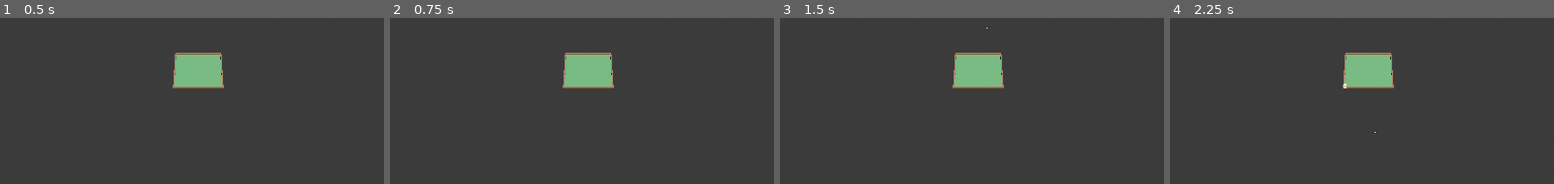
Above: before the commit, frames 1-4 (left to right).
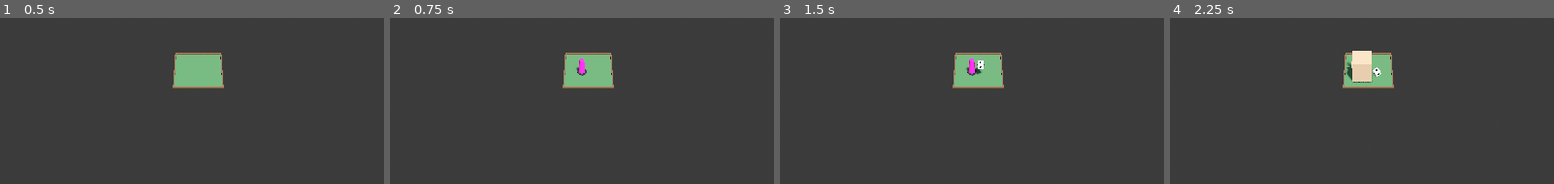
Above: after the commit, the same moments.

Repository: DutchMaxwell/Niemandsland
Game: Godot game, scene res://scenes/main.tscn
Two runs of this game, one before a commit and one after it. Both use one fixed random seed, a clock stepped at 60 frames per second and the inputs below.
Inputs:
- Up to frame 1 (0.5 s): no input
- Up to frame 2 (0.75 s): click "Add Miniature" at 0.5 s
- Up to frame 3 (1.5 s): click "Add D6 Dice" at 1.25 s
- Up to frame 4 (2.25 s): click "Add Terrain" at 2 s
The pictures show only the part of the screen within x 25-75%, y 50-99%; the shares and areas given below are measured in that part.

Frame 1 is identical in both runs. In frame 2, 0.2% of the frame differs, in the area x 45-52%, y 24-37%; in frame 3, 0.3%; in frame 4, 1.2%, in the area x 45-56%, y 19-70%.

Commit message:
Fix object spawning and collision issues
Problems fixed:
- Objects now spawn ON the table (correct coordinate conversion)
- Dice collision layer set correctly (won't fall through)
- All objects scaled up 10x for better visibility

Changes:
- main.gd: Fixed spawn position calculation (feet to meters)
- main.gd: Reduced dice drop height to 0.5m
- object_manager.gd: Scaled up miniatures (0.4 height, 0.12 radius)
- object_manager.gd: Scaled up dice (0.15 size)
- object_manager.gd: Scaled up terrain pieces
- object_manager.gd: Set collision_layer and collision_mask on all objects
- table.gd: Added collision_layer/mask and table group

Now objects should:
- Spawn visibly on the table surface
- Dice should land and stay on the table
- All objects are large enough to see and interact with

Diff:
--- a/scripts/main.gd
+++ b/scripts/main.gd
@@ -36,7 +36,7 @@
 
 func _on_spawn_dice() -> void:
 	var spawn_pos = _get_random_table_position()
-	spawn_pos.y = 2.0  # Drop from height
+	spawn_pos.y = 0.5  # Drop from reasonable height above table
 	object_manager.spawn_dice(spawn_pos)
 
 
@@ -65,7 +65,9 @@
 
 
 func _get_random_table_position() -> Vector3:
-	var table_size = table.table_size
-	var x = randf_range(-table_size.x / 2 + 0.3, table_size.x / 2 - 0.3)
-	var z = randf_range(-table_size.y / 2 + 0.3, table_size.y / 2 - 0.3)
-	return Vector3(x, 0.1, z)
+	# Table size is in feet, convert to meters for positioning
+	var size_meters = table.table_size * 0.3048  # FEET_TO_METERS
+	var margin = 0.15  # Stay away from edges
+	var x = randf_range(-size_meters.x / 2 + margin, size_meters.x / 2 - margin)
+	var z = randf_range(-size_meters.y / 2 + margin, size_meters.y / 2 - margin)
+	return Vector3(x, 0.05, z)  # Slightly above table surface
--- a/scripts/object_manager.gd
+++ b/scripts/object_manager.gd
@@ -16,8 +16,9 @@
 var _object_counter: int = 0
 
 # Preload resources (will be scenes in full version)
-const MINIATURE_HEIGHT: float = 0.05
-const MINIATURE_RADIUS: float = 0.015  # 25mm base = ~0.0125m radius, slightly larger for visibility
+# Using larger scale for visibility (1 unit ≈ 10cm for good visuals)
+const MINIATURE_HEIGHT: float = 0.4  # ~4cm visual height
+const MINIATURE_RADIUS: float = 0.12  # ~25mm base scaled up for visibility
 
 
 func _ready() -> void:
@@ -153,11 +154,11 @@
 	var base_mesh = CylinderMesh.new()
 	base_mesh.top_radius = MINIATURE_RADIUS
 	base_mesh.bottom_radius = MINIATURE_RADIUS
-	base_mesh.height = 0.005
+	base_mesh.height = 0.03  # Thicker base
 
 	var base_instance = MeshInstance3D.new()
 	base_instance.mesh = base_mesh
-	base_instance.position.y = 0.0025
+	base_instance.position.y = 0.015
 
 	var base_material = StandardMaterial3D.new()
 	base_material.albedo_color = Color(0.1, 0.1, 0.1)
@@ -166,13 +167,13 @@
 
 	# Create simple model (cylinder as placeholder)
 	var model_mesh = CylinderMesh.new()
-	model_mesh.top_radius = MINIATURE_RADIUS * 0.6
-	model_mesh.bottom_radius = MINIATURE_RADIUS * 0.8
+	model_mesh.top_radius = MINIATURE_RADIUS * 0.5
+	model_mesh.bottom_radius = MINIATURE_RADIUS * 0.7
 	model_mesh.height = MINIATURE_HEIGHT
 
 	var model_instance = MeshInstance3D.new()
 	model_instance.mesh = model_mesh
-	model_instance.position.y = MINIATURE_HEIGHT / 2 + 0.005
+	model_instance.position.y = MINIATURE_HEIGHT / 2 + 0.03  # Above base
 
 	var model_material = StandardMaterial3D.new()
 	model_material.albedo_color = Color(randf(), randf(), randf())  # Random color
@@ -187,10 +188,14 @@
 	var collision = CollisionShape3D.new()
 	var shape = CylinderShape3D.new()
 	shape.radius = MINIATURE_RADIUS
-	shape.height = MINIATURE_HEIGHT + 0.005
+	shape.height = MINIATURE_HEIGHT + 0.03  # Include base
 	collision.shape = shape
-	collision.position.y = (MINIATURE_HEIGHT + 0.005) / 2
+	collision.position.y = (MINIATURE_HEIGHT + 0.03) / 2
 	mini.add_child(collision)
+
+	# Set collision layers
+	mini.collision_layer = 1
+	mini.collision_mask = 1
 
 	# Add selection methods
 	mini.set_script(preload("res://scripts/selectable_object.gd"))
@@ -209,11 +214,13 @@
 	dice.name = "Dice_%d" % _object_counter
 	dice.add_to_group("selectable")
 	dice.add_to_group("dice")
-	dice.mass = 0.05
+	dice.mass = 0.5  # Heavier for better physics
+	dice.collision_layer = 1
+	dice.collision_mask = 1
 	dice.physics_material_override = _create_dice_physics_material()
 
 	# Create dice mesh (cube)
-	var dice_size = 0.016  # ~16mm dice
+	var dice_size = 0.15  # Scaled up for visibility
 	var dice_mesh = BoxMesh.new()
 	dice_mesh.size = Vector3(dice_size, dice_size, dice_size)
 
@@ -308,16 +315,16 @@
 	match terrain_type:
 		"rock":
 			mesh = _create_rock_mesh()
-			height = randf_range(0.03, 0.08)
+			height = 0.25
 		"building":
 			mesh = _create_building_mesh()
-			height = randf_range(0.05, 0.15)
+			height = 0.6
 		"tree":
 			mesh = _create_tree_mesh()
-			height = randf_range(0.08, 0.15)
+			height = 0.6
 		_:
 			mesh = BoxMesh.new()
-			height = 0.05
+			height = 0.3
 
 	var mesh_instance = MeshInstance3D.new()
 	mesh_instance.mesh = mesh
@@ -338,10 +345,18 @@
 	terrain.set_meta("model_material", material)
 	terrain.set_meta("original_color", material.albedo_color)
 
-	# Add collision
+	# Add collision based on terrain type
 	var collision = CollisionShape3D.new()
 	var shape = BoxShape3D.new()
-	shape.size = Vector3(0.05, height, 0.05)
+	match terrain_type:
+		"rock":
+			shape.size = Vector3(0.4, height, 0.35)
+		"building":
+			shape.size = Vector3(0.5, height, 0.5)
+		"tree":
+			shape.size = Vector3(0.3, height, 0.3)
+		_:
+			shape.size = Vector3(0.3, height, 0.3)
 	collision.shape = shape
 	collision.position.y = height / 2
 	terrain.add_child(collision)
@@ -356,21 +371,21 @@
 
 func _create_rock_mesh() -> Mesh:
 	var mesh = BoxMesh.new()
-	mesh.size = Vector3(0.06, 0.04, 0.05)
+	mesh.size = Vector3(0.4, 0.25, 0.35)  # Scaled up
 	return mesh
 
 
 func _create_building_mesh() -> Mesh:
 	var mesh = BoxMesh.new()
-	mesh.size = Vector3(0.08, 0.1, 0.08)
+	mesh.size = Vector3(0.5, 0.6, 0.5)  # Scaled up
 	return mesh
 
 
 func _create_tree_mesh() -> Mesh:
 	var mesh = CylinderMesh.new()
-	mesh.top_radius = 0.03
-	mesh.bottom_radius = 0.01
-	mesh.height = 0.1
+	mesh.top_radius = 0.2
+	mesh.bottom_radius = 0.08
+	mesh.height = 0.6  # Scaled up
 	return mesh
 
 
--- a/scripts/table.gd
+++ b/scripts/table.gd
@@ -17,8 +17,11 @@
 
 
 func _ready() -> void:
-	# Table will be setup from main.gd
-	pass
+	# Add to table group for raycasting
+	add_to_group("table")
+	# Ensure collision layer is set
+	collision_layer = 1
+	collision_mask = 1
 
 
 ## Setup table with given size in feet
